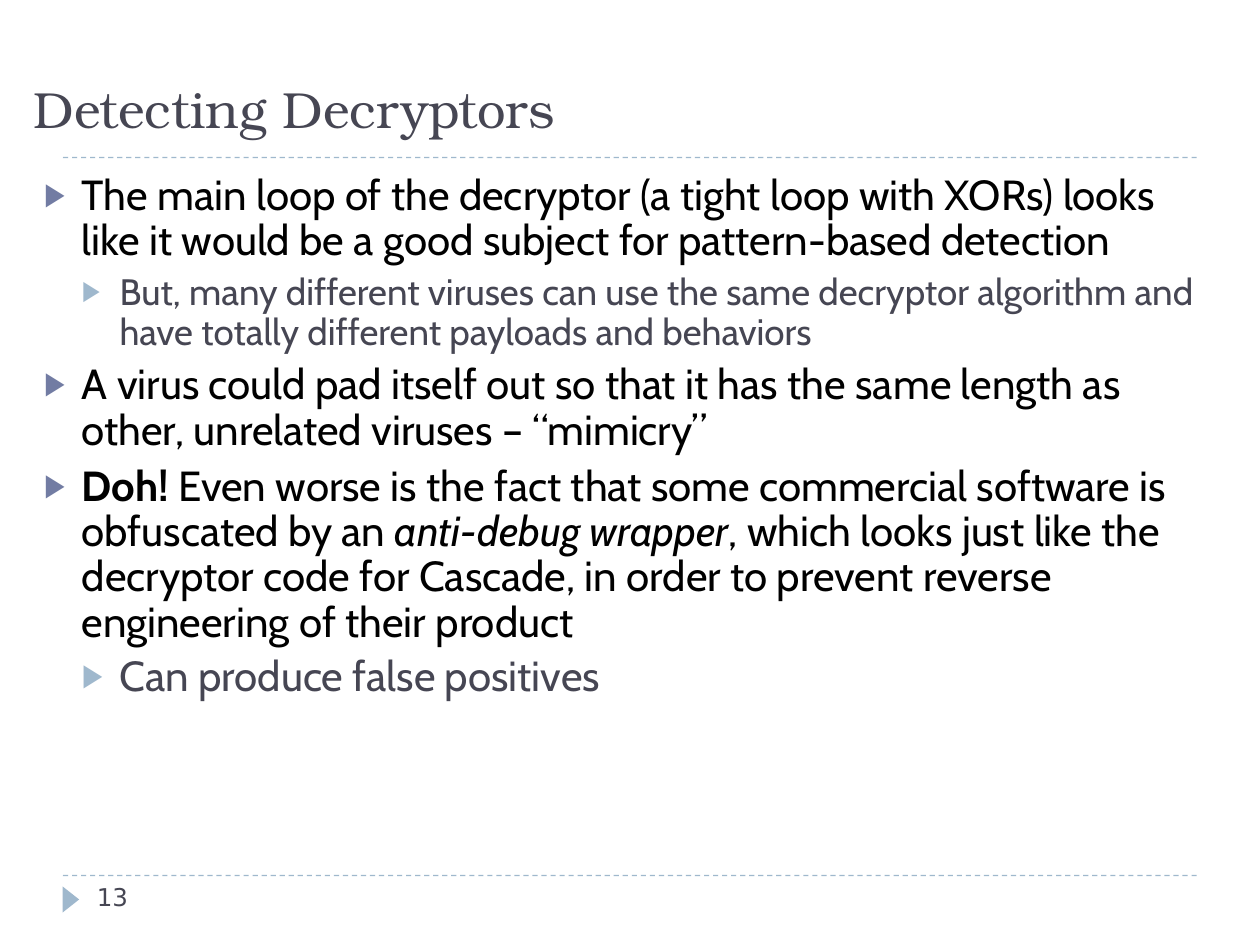
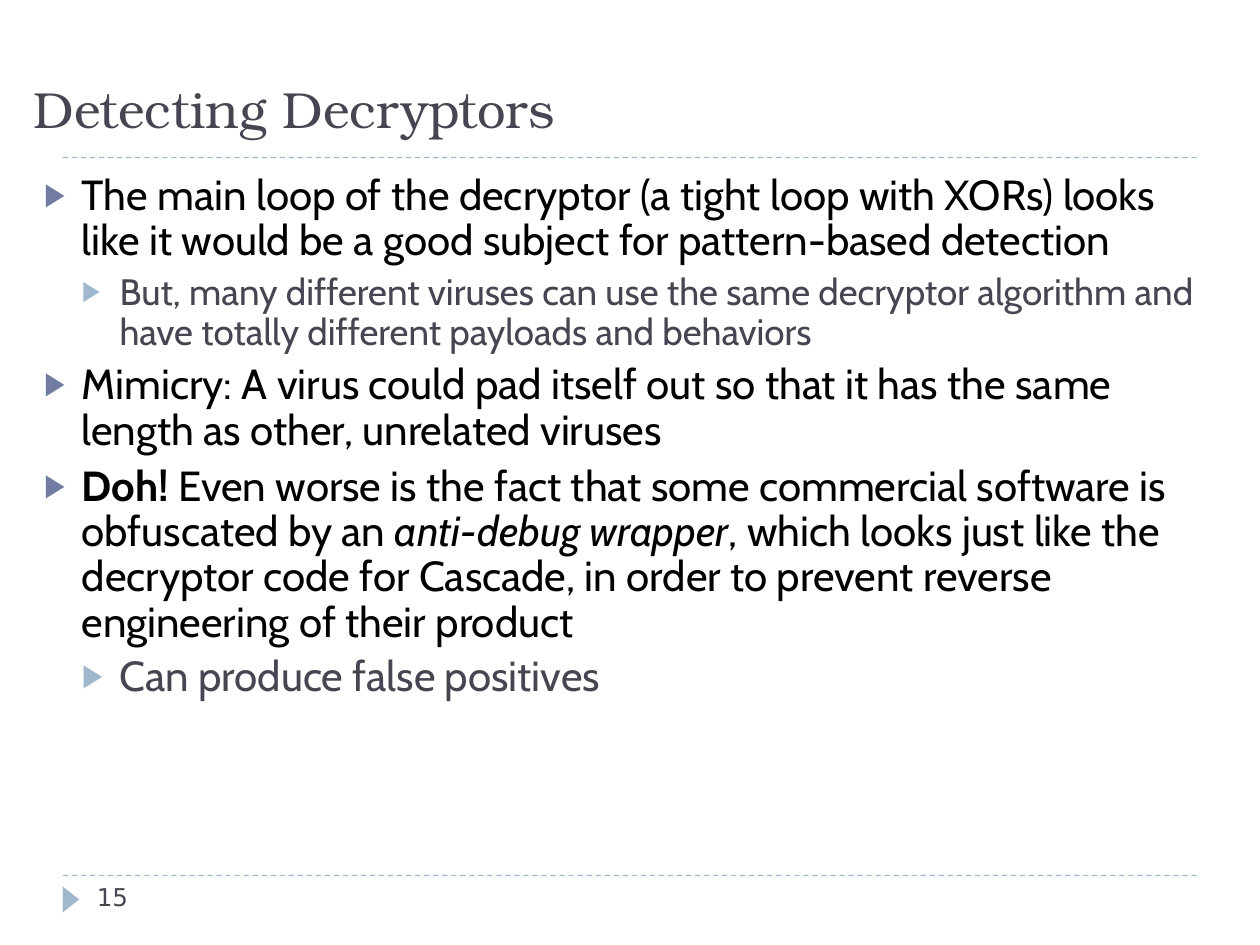
Before and after one commit to harrisonwl/harrisonwl.github.io, a slide deck: slide 15 of assets/courses/malware/spring2017/slides/FinalWeeks/EncryptedOligomorphic.ppt (slide 13 before the commit). Drawn at 1260x945 pixels with LibreOffice and Linux fonts; fonts in the diff are those of the drawing. Boxes give left, top, right and bottom in pixels: in the first picture for what was removed or moved away, otherwise in the second. Text is boxed around its words. In the diff, an @@ line names an element or a change of style, - is before the commit and + after.

```diff
--- a/assets/courses/malware/spring2017/slides/FinalWeeks/EncryptedOligomorphic.ppt
+++ b/assets/courses/malware/spring2017/slides/FinalWeeks/EncryptedOligomorphic.ppt
@@ text at (82,367,1112,455): text changed @@
-▶ A virus could pad itself out so that it has the same length as other, unrelated viruses – “mimicry”
+▶ Mimicry: A virus could pad itself out so that it has the same length as other, unrelated viruses
@@ page number at (97,888,128,907): text changed @@
-13
+15
```
Also in this commit, not shown: 4 other slides changed, 2 slides added.
